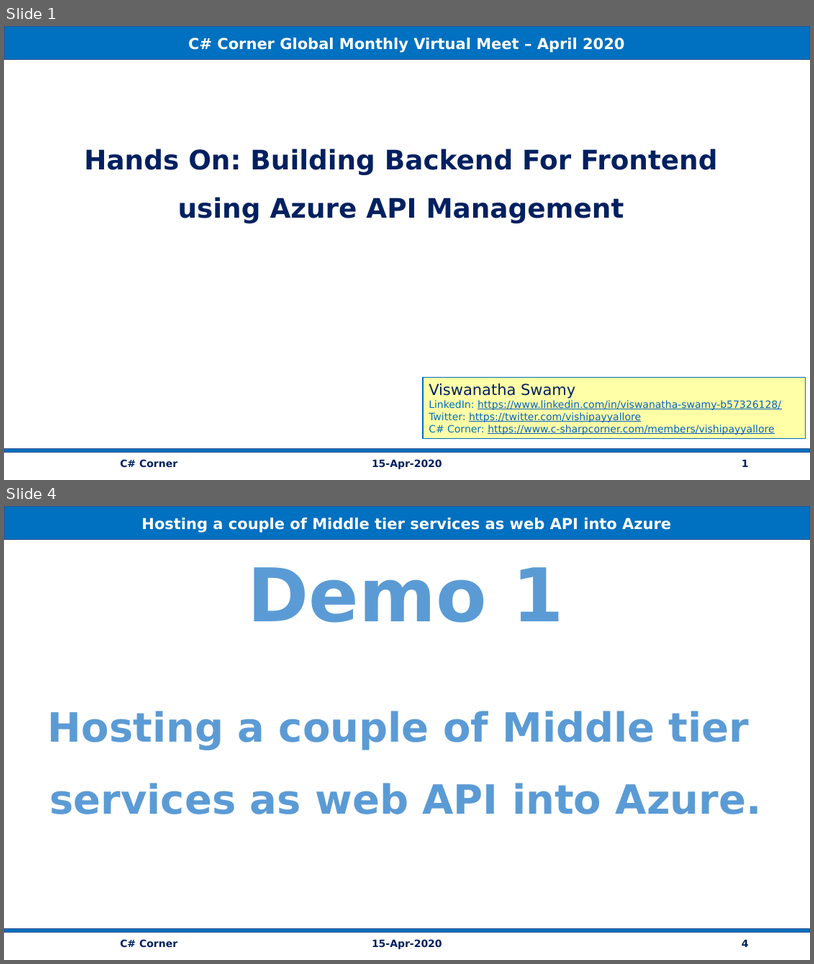
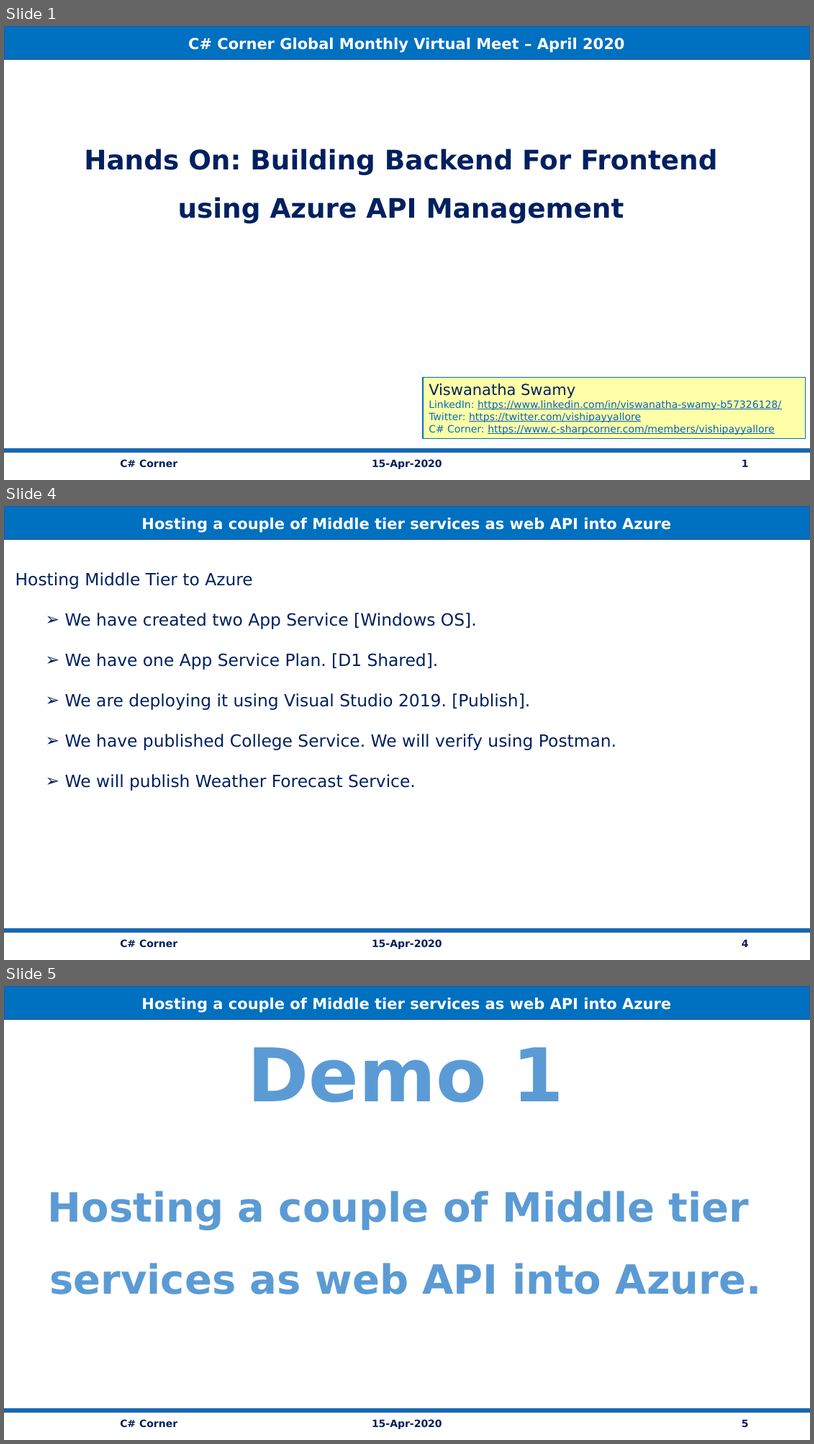
Before and after one commit to vishipayyallore/speaker_series, a slide deck: Azure/15Apr2020_BFF_ApiMgt/Documentation/BackEndForFrontEnd_AzureAPIMgt.pptx. Shown one above the other, each under a label of ours: slides 1 and 4 before the commit, slides 1, 4 and 5 after it; the slides between them are not shown. The pictures are 814x964 and 814x1444 pixels, drawn with LibreOffice and Linux fonts; fonts in the diff are those of the drawing. Boxes give left, top, right and bottom in pixels: in the first picture for what was removed or moved away, otherwise in the second. Text is boxed around its words. In the diff, an @@ line names an element or a change of style, - is before the commit and + after.

```diff
--- a/Azure/15Apr2020_BFF_ApiMgt/Documentation/BackEndForFrontEnd_AzureAPIMgt.pptx
+++ b/Azure/15Apr2020_BFF_ApiMgt/Documentation/BackEndForFrontEnd_AzureAPIMgt.pptx
@@ slide 4 added at (4,506,810,960), background #FFFFFF @@
@@ rectangle added at (4,507,810,539), fill #0070C0, outline #325491 1 pt, 18 pt, text #FFFFFF, bold @@
+Hosting a couple of Middle tier services as web API into Azure
@@ text added at (16,572,617,790), 20 pt, text #002060 @@
+Hosting Middle Tier to Azure
+  ➢ We have created two App Service [Windows OS].
+  ➢ We have one App Service Plan. [D1 Shared].
+  ➢ We are deploying it using Visual Studio 2019. [Publish].
+  ➢ We have published College Service. We will verify using Postman.
+  ➢ We will publish Weather Forecast Service.
@@ rectangle added at (4,928,810,932), fill #0070C0, outline #325491 1 pt @@
@@ text added at (120,939,178,947), 12 pt, text #002060, bold @@
+C# Corner
@@ text added at (372,939,442,949), 12 pt, text #002060, bold @@
+15-Apr-2020
@@ page number added at (742,939,749,947), 12 pt, text #002060, bold @@
+4
@@ what was slide 4 is now slide 5 @@
@@ page number at (742,1419,749,1427): text changed @@
-4
+5
```
Also in this commit, not shown: 6 slides changed, 3 other slides added, 5 slides removed, 1 other file.
